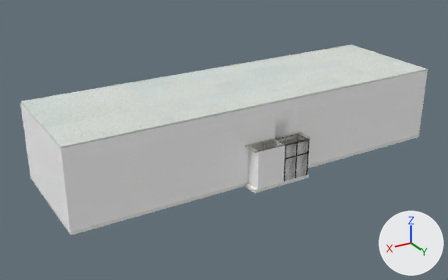
Two versions of the FBX model Assets/Models/A2__in_progress_with_textures 1.fbx, one commit apart.
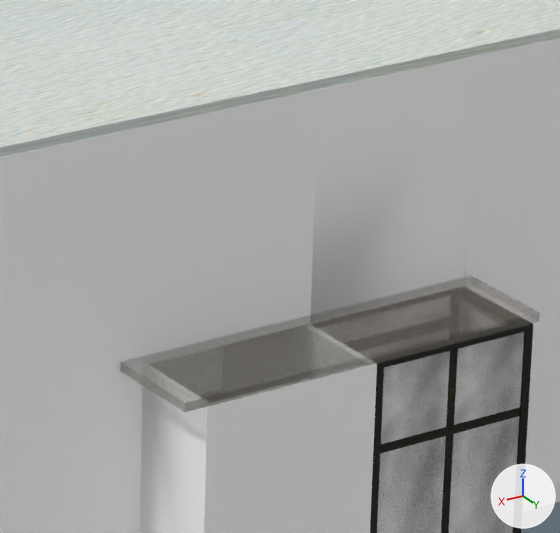
Each version appears first whole from a 50 mm lens placed at (75.5, 119.0, 69.2), pointed at (5.0, 1.5, 10.4), and next in a close-up on the part from 51% to 70% of the width and 32% to 61% of the height. The axes (+X, +Y, +Z) are drawn at lower right. The lights are the same throughout. Where no turn or scale is listed for an object, it has been applied to the vertices. Vertices at the same position are counted once.

Names of what the first close-up shows: 'First Floor', 'Ground', 'Roof', 'Second Floor Extension'.
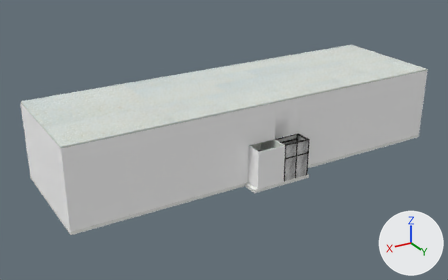
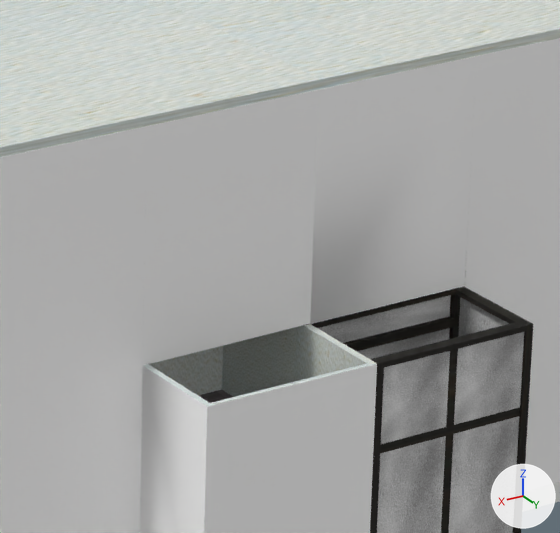
What differs and where, as boxes (x1, y1, x2, y2) in the close-ups (560 x 533 px):
part 1 of me_cube_006, cut back: before (120, 345, 413, 412)

What the commit changed:
Material 'Material.032' (mat_material_032) is new.
Uses the picture img_fayans_tex_png.
me_cube_006 is used by ob_second_floor_extension; location (-3.49, -3.34, 14.75).
me_cube_006 had 339 vertices, 178 faces and spanned x -43.6..51.2, y -10.2..22.3, z -0.3..0.0.
me_cube_006 no longer uses material mat_material_031.
me_cube_006 now has 56 vertices, 54 faces and spans x -0.9..1.0, y -1.0..1.3, z -1.0..1.0.
me_cube_006 part 1: 339 vertices removed from x -43.6..51.2, y -10.2..22.3, z -0.3..0.0; 56 vertices added at x -0.9..1.0, y -1.0..1.3, z -1.0..1.0.
me_cube_006 now uses material mat_material_032.
